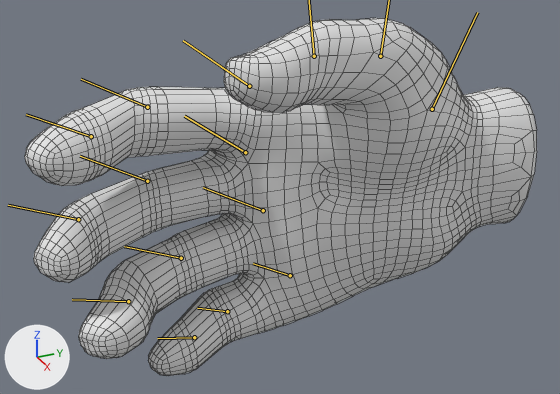
Two versions of the FBX model AssholeSeagull/Assets/Assets/Hand/Vårhand.FBX, one commit apart.
Rendered twice from a 50 mm camera at (0.2442, -0.1879, 0.1184) aimed at (0.0217, -0.0878, 0.0071). The axes (+X, +Y, +Z) are drawn at lower left. The lights are the same throughout. The bones that change are drawn over the model as lines. Mesh edges are drawn as thin lines.

Names of what the first picture shows: 'Hand_Low'.
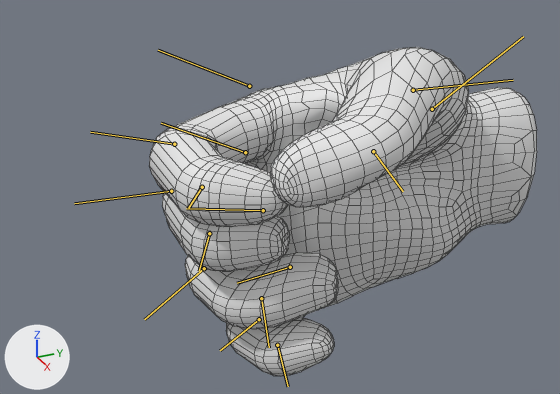
Commit message: vårhand animations

The newer file adds an action. The first version stands in its rest pose; the second is drawn at frame 3 of the action 'Take 001'.

The edits, one by one:
Bone 'finger_thumb_0_r' (bone_finger_thumb_0_r) turns from (0, 0, 0) to (34, 22, 12) degrees about its own x, y and z.
Bone 'finger_thumb_1_r' (bone_finger_thumb_1_r) turns from (0, 0, 0) to (39, 23, 11) degrees about its own x, y and z.
Bone 'finger_thumb_2_r' (bone_finger_thumb_2_r) turns from (0, 0, 0) to (-6, -4, 32) degrees about its own x, y and z.
Bone 'finger_index_0_r' (bone_finger_index_0_r) turns from (0, 0, 0) to (-2, -10, 18) degrees about its own x, y and z.
Bone 'finger_index_1_r' (bone_finger_index_1_r) turns from (0, 0, 0) to (22, 7, 35) degrees about its own x, y and z.
Bone 'finger_index_2_r' (bone_finger_index_2_r) turns from (0, 0, 0) to (8, 7, 50) degrees about its own x, y and z.
Bone 'finger_middle_0_r' (bone_finger_middle_0_r) turns from (0, 0, 0) to (0, 1, 17) degrees about its own x, y and z.
Bone 'finger_middle_1_r' (bone_finger_middle_1_r) turns from (0, 0, 0) to (3, 2, 44) degrees about its own x, y and z.
Bone 'finger_middle_2_r' (bone_finger_middle_2_r) turns from (0, 0, 0) to (3, 2, 44) degrees about its own x, y and z.
Bone 'finger_ring_0_r' (bone_finger_ring_0_r) turns from (0, 0, 0) to (-6, -2, 17) degrees about its own x, y and z.
Bone 'finger_ring_1_r' (bone_finger_ring_1_r) turns from (0, 0, 0) to (-6, -12, 63) degrees about its own x, y and z.
Bone 'finger_ring_2_r' (bone_finger_ring_2_r) turns from (0, 0, 0) to (2, -6, 33) degrees about its own x, y and z.
Bone 'finger_pinky_0_r' (bone_finger_pinky_0_r) moves from (0.0, 0.0, 0.0) to (0.0007, -0.001, 0.0036).
Bone 'finger_pinky_0_r' (bone_finger_pinky_0_r) turns from (0, 0, 0) to (-12, -12, 28) degrees about its own x, y and z.
Bone 'finger_pinky_1_r' (bone_finger_pinky_1_r) turns from (0, 0, 0) to (1, -11, 31) degrees about its own x, y and z.
Bone 'finger_pinky_2_r' (bone_finger_pinky_2_r) turns from (0, 0, 0) to (-9, -19, 63) degrees about its own x, y and z.

Location of each change, [x1, y1, x2, y2] in pixels of the pictures (560 x 394 px):
'Hand_Low', posed (24% narrower, 8% shorter)
    before: [25, 18, 537, 376]
    after: [149, 47, 537, 376]
bone 'finger_thumb_0_r', root to tip
    before: (432, 109) to (477, 12)
    after: (432, 109) to (523, 36)
bone 'finger_index_0_r', root to tip
    before: (249, 86) to (183, 40)
    after: (249, 86) to (158, 50)
bone 'finger_index_1_r', root to tip
    before: (147, 107) to (81, 79)
    after: (174, 144) to (90, 132)
bone 'finger_index_2_r', root to tip
    before: (91, 136) to (26, 114)
    after: (202, 187) to (188, 208)
bone 'finger_middle_0_r', root to tip
    before: (245, 152) to (184, 116)
    after: (245, 152) to (161, 123)
bone 'finger_middle_1_r', root to tip
    before: (147, 181) to (80, 156)
    after: (171, 191) to (74, 203)
bone 'finger_middle_2_r', root to tip
    before: (78, 219) to (8, 205)
    after: (209, 233) to (199, 271)
bone 'finger_ring_0_r', root to tip
    before: (263, 210) to (203, 187)
    after: (263, 210) to (186, 208)
bone 'finger_ring_1_r', root to tip
    before: (181, 258) to (124, 246)
    after: (204, 268) to (144, 319)
bone 'finger_ring_2_r', root to tip
    before: (128, 301) to (72, 299)
    after: (261, 298) to (269, 347)
bone 'finger_pinky_0_r', root to tip
    before: (290, 275) to (253, 263)
    after: (290, 267) to (237, 283)
bone 'finger_pinky_1_r', root to tip
    before: (227, 311) to (197, 308)
    after: (259, 319) to (220, 350)
bone 'finger_pinky_2_r', root to tip
    before: (194, 337) to (157, 338)
    after: (277, 345) to (288, 386)
